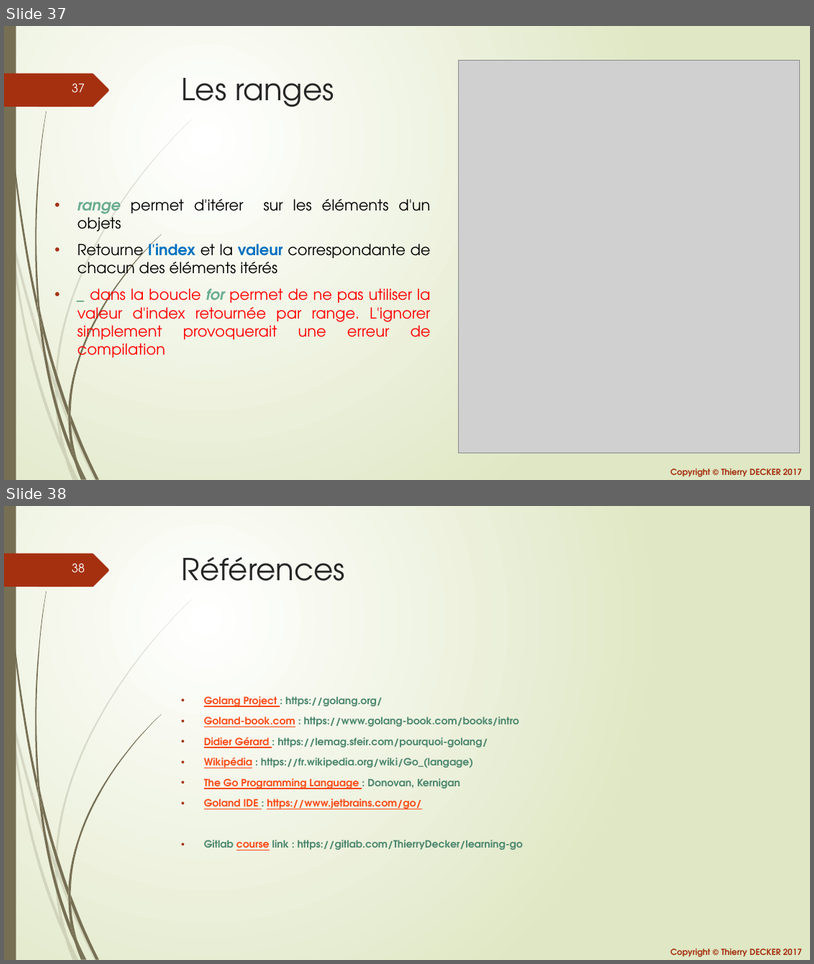
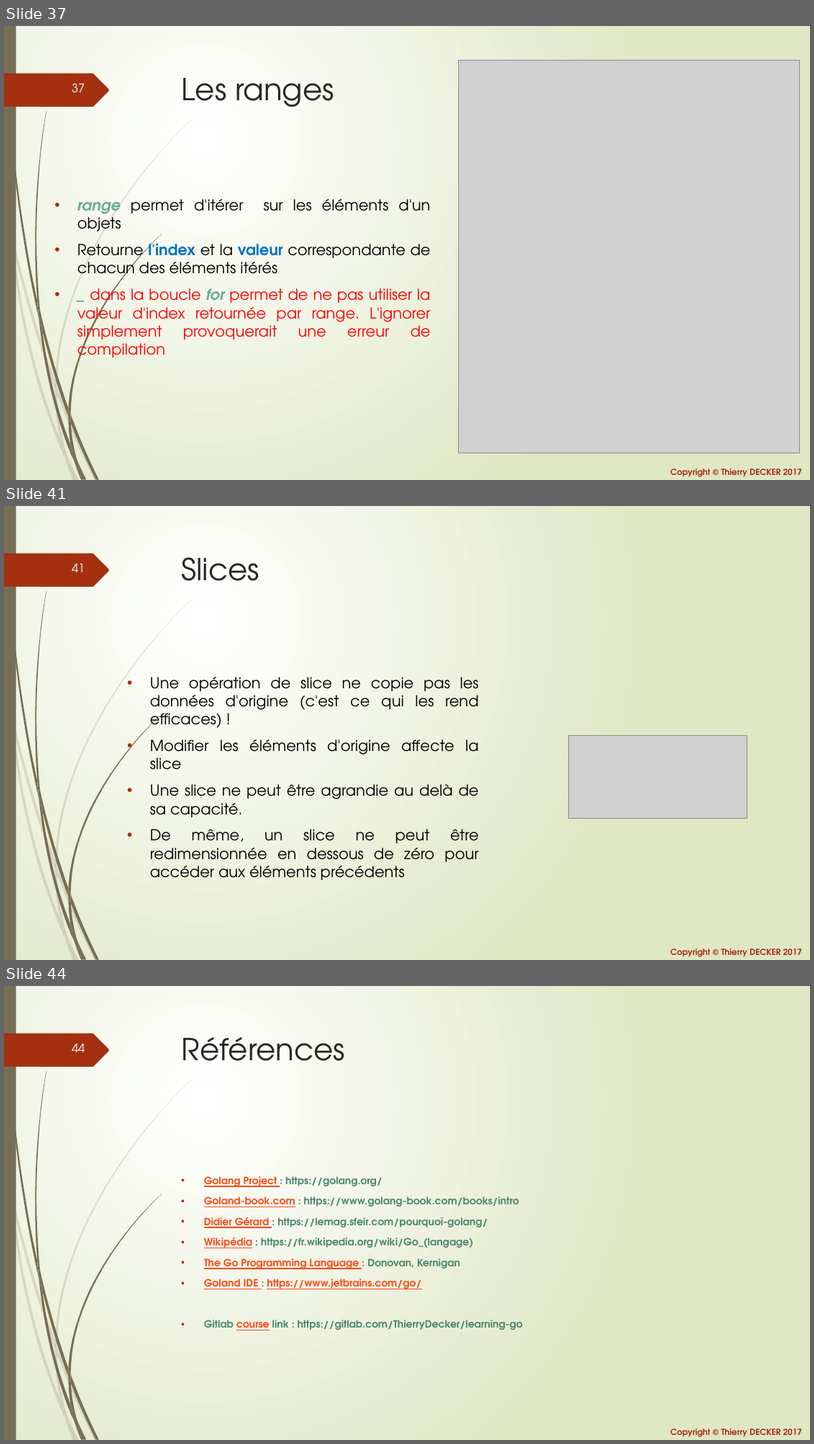
Before and after one commit to thierrydecker/learning-go, a slide deck: documentations/learning-go.pptx. Shown one above the other, each under a label of ours: slides 37 and 38 before the commit, slides 37, 41 and 44 after it; the slides between them are not shown. The pictures are 814x964 and 814x1444 pixels, drawn with LibreOffice and Linux fonts; fonts in the diff are those of the drawing; grey boxes stand for pictures. Boxes give left, top, right and bottom in pixels: in the first picture for what was removed or moved away, otherwise in the second. Text is boxed around its words. In the diff, an @@ line names an element or a change of style, - is before the commit and + after.

Commit message:
Added slices

```diff
--- a/documentations/learning-go.pptx
+++ b/documentations/learning-go.pptx
@@ slide 41 added at box(4, 506, 810, 960), background gradient #FFFFFF to #DFE8C4; not listed: 26 template elements that a slide beside it also shows @@
@@ title added at box(182, 557, 260, 581), 36 pt, text #262626 @@
+Slices
@@ text added at box(150, 677, 479, 880), 18 pt, text #000000 @@
+• Une opération de slice ne copie pas les données d'origine (c'est ce qui les rend efficaces) !
+• Modifier les éléments d'origine affecte la slice
+• Une slice ne peut être agrandie au delà de sa capacité.
+• De même, un slice ne peut être redimensionnée en dessous de zéro pour accéder aux éléments précédents
@@ picture added at box(569, 735, 748, 818) @@
@@ what was slide 38 is now slide 44 @@
@@ page number at box(72, 1044, 85, 1052): text changed @@
-38
+44
```
Also in this commit, not shown: 5 other slides added, 2 other files.
